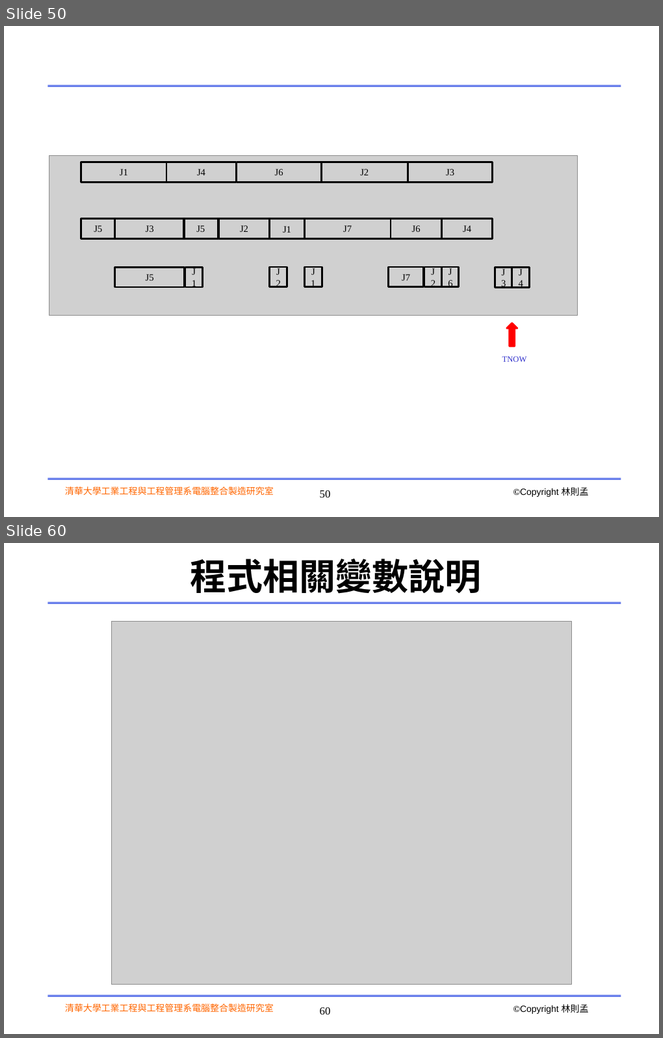
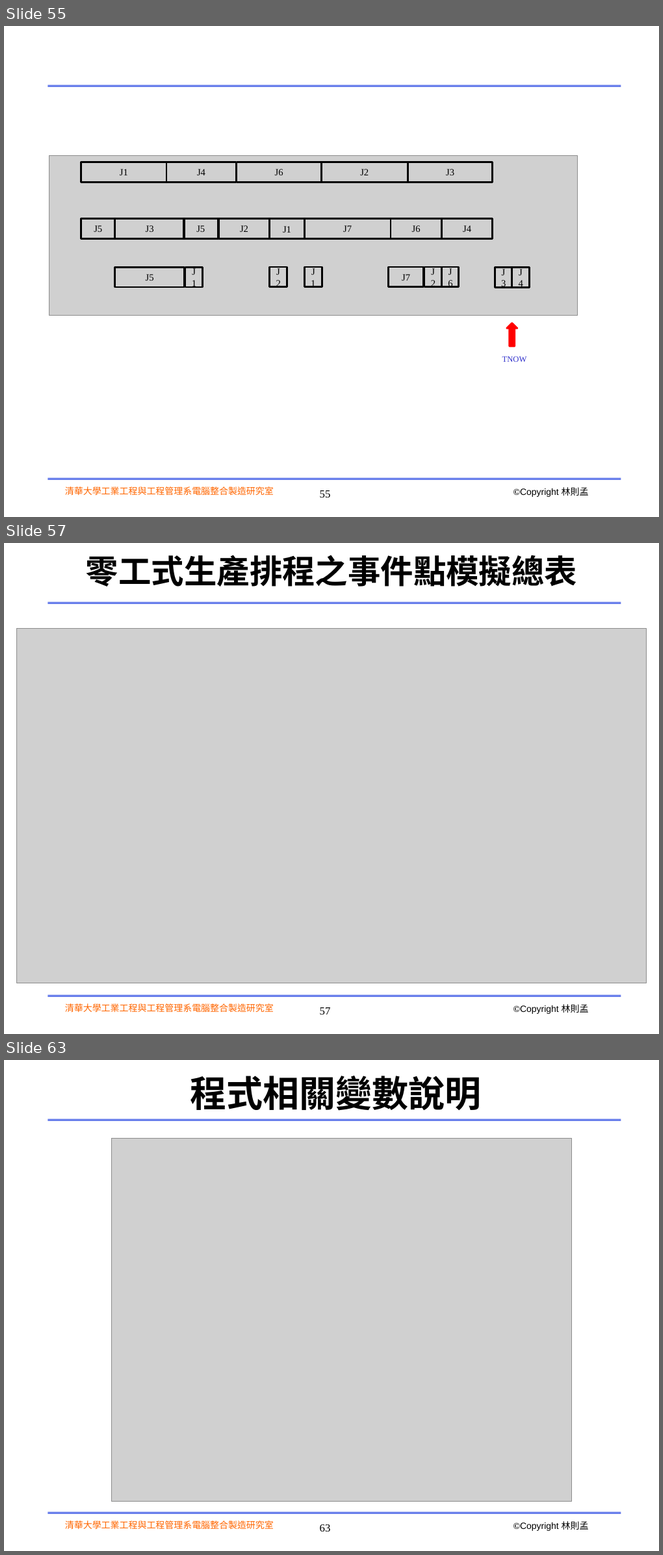
Before and after one commit to colinlee0924/ppc_ws, a slide deck: ppt/2020_DES_with_python.pptx. Shown one above the other, each under a label of ours: slides 50 and 60 before the commit, slides 55, 57 and 63 after it; the slides between them are not shown. The pictures are 663x1038 and 663x1555 pixels, drawn with LibreOffice and Linux fonts; fonts in the diff are those of the drawing; grey boxes stand for pictures; background and template pictures are left out. Boxes give left, top, right and bottom in pixels: in the first picture for what was removed or moved away, otherwise in the second. Text is boxed around its words. In the diff, an @@ line names an element or a change of style, - is before the commit and + after.

```diff
--- a/ppt/2020_DES_with_python.pptx
+++ b/ppt/2020_DES_with_python.pptx
@@ slide 57 added at (x1=4, y1=543, x2=659, y2=1034), background #FFFFFF; not listed: 5 template elements that a slide beside it also shows @@
@@ title added at (x1=86, y1=555, x2=577, y2=587), 36 pt, text #000000, bold @@
+零工式生產排程之事件點模擬總表
@@ picture added at (x1=17, y1=629, x2=647, y2=983) @@
@@ what was slide 50 is now slide 55 @@
@@ page number at (x1=320, y1=491, x2=331, y2=498): text changed @@
-50
+55
@@ what was slide 60 is now slide 63 @@
@@ page number at (x1=320, y1=1525, x2=331, y2=1532): text changed @@
-60
+63
```
Also in this commit, not shown: 4 slides changed, 8 other slides added, 6 slides removed, 4 other files.
